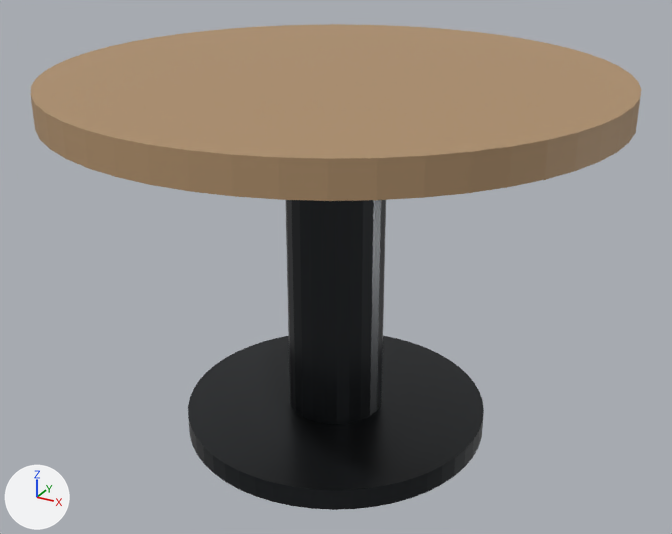
One commit to the glTF model zamer-app/assets/models/zamer_catalog/table-round.glb: the scene before it, then after it.
Before and after are seen from a 50 mm lens placed at (0.845, -1.535, 1.128), pointed at (0.004, -0.006, 0.364). The lights are fixed; the arrows at lower left show +X, +Y and +Z. The picture after the commit comes second.

The older version as bpy lines, for what is in view:
```python
mat_oak_round = principled_material('oak_round')
mat_oak_round.base_color = (0.431, 0.278, 0.149)  # brown #af906c
mat_oak_round.roughness = 0.62
mat_pedestal_black = principled_material('pedestal_black')
mat_pedestal_black.base_color = (0.0353, 0.0392, 0.0431)  # dark grey #35383b
mat_pedestal_black.metallic = 0.78
mat_pedestal_black.roughness = 0.3
me_base = bpy.data.meshes.new('base')
me_base.from_pydata(...)  # a 52-sided cylinder along z spanning x -0.32..0.32, y -0.32..0.32, z 0.0..0.045
me_base.materials.append(mat_pedestal_black)  # dark grey #35383b
me_pedestal = bpy.data.meshes.new('pedestal')
me_pedestal.from_pydata(...)  # a 24-sided cylinder along z spanning x -0.1..0.1, y -0.1..0.1, z 0.045..0.675
me_pedestal.materials.append(mat_pedestal_black)  # dark grey #35383b
me_top = bpy.data.meshes.new('top')
me_top.from_pydata(...)  # a 52-sided cylinder along z spanning x -0.55..0.55, y -0.55..0.55, z 0.7..0.76
me_top.materials.append(mat_oak_round)  # brown #af906c
ob_base = bpy.data.objects.new('base', me_base)
ob_base.location = (0.0, 0.0, 0.0)
ob_pedestal = bpy.data.objects.new('pedestal', me_pedestal)
ob_pedestal.location = (0.0, 0.0, 0.0)
ob_top = bpy.data.objects.new('top', me_top)
ob_top.location = (0.0, 0.0, 0.0)
```
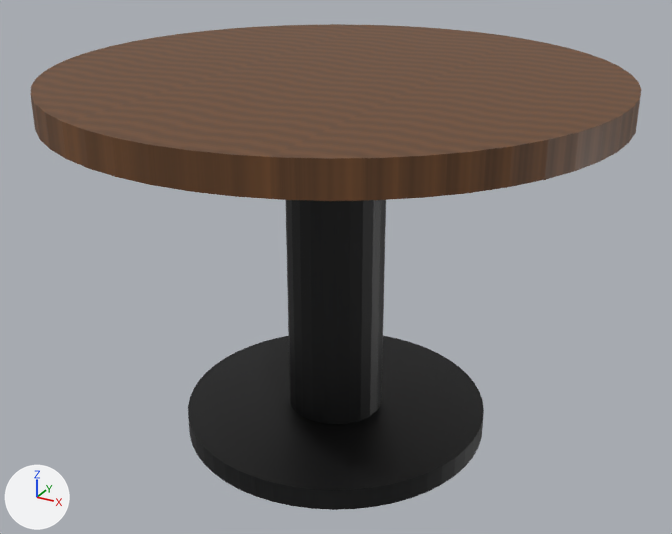
Changed parts and their boxes [x1, y1, x2, y2] in the pictures (672 x 534 px):
```json
{"object": "top", "change": "surface changed", "before": [31, 24, 641, 201], "after": [31, 24, 641, 201], "on screen": "darker"}
```

Scene script edits in JSON lines:
```json
{"op": "add", "block": "img_image_0", "code": ["img_image_0 = load_image('Image_0', '_unpacked/Image_0', 512, 512, 'sRGB')"]}
{"op": "add", "block": "img_image_3", "code": ["img_image_3 = load_image('Image_3', '_unpacked/Image_3', 512, 512, 'sRGB')"]}
{"op": "add", "block": "img_image_4", "code": ["img_image_4 = load_image('Image_4', '_unpacked/Image_4', 512, 512, 'Non-Color')"]}
{"op": "remove", "block": "mat_oak_round", "code": "mat_oak_round.base_color = (0.431, 0.278, 0.149)  # brown #af906c"}
{"op": "set", "path": "mat_oak_round.roughness", "old": "0.62", "new": "0.5"}
{"op": "add", "block": "mat_oak_round", "code": "mat_oak_round.texture = img_image_0"}
{"block": "mat_pedestal_black", "where": "n0 = _N.new('ShaderNodeBsdfPrincipled'); n0.name = 'Principled BSDF'"}
{"op": "remove", "block": "mat_pedestal_black", "code": "n0.inputs[0].default_value = (0.0353, 0.0392, 0.0431, 1.0)  # 'Base Color', dark grey #35383b"}
{"op": "remove", "block": "mat_pedestal_black", "code": "n0.inputs[1].default_value = 0.78  # 'Metallic'"}
{"op": "remove", "block": "mat_pedestal_black", "code": "n0.inputs[2].default_value = 0.3  # 'Roughness'"}
{"op": "add", "block": "mat_pedestal_black", "code": "n2 = _N.new('ShaderNodeTexImage'); n2.name = 'Image Texture'"}
{"op": "add", "block": "mat_pedestal_black", "code": "n2.image = img_image_3"}
{"op": "add", "block": "mat_pedestal_black", "code": "n3 = _N.new('ShaderNodeNormalMap'); n3.name = 'Normal Map'"}
{"op": "add", "block": "mat_pedestal_black", "code": "n3.uv_map = 'UVMap'"}
{"op": "add", "block": "mat_pedestal_black", "code": "n4 = _N.new('ShaderNodeTexImage'); n4.name = 'Image Texture.002'"}
{"op": "add", "block": "mat_pedestal_black", "code": "n4.image = img_image_4"}
{"op": "add", "block": "mat_pedestal_black", "code": "_L.new(n2.outputs[0], n0.inputs[0])  # 'Color' to 'Base Color'"}
{"op": "add", "block": "mat_pedestal_black", "code": "_L.new(n3.outputs[0], n0.inputs[5])  # 'Normal' to 'Normal'"}
{"op": "add", "block": "mat_pedestal_black", "code": "_L.new(n4.outputs[0], n3.inputs[1])  # 'Color' to 'Color'"}
```
